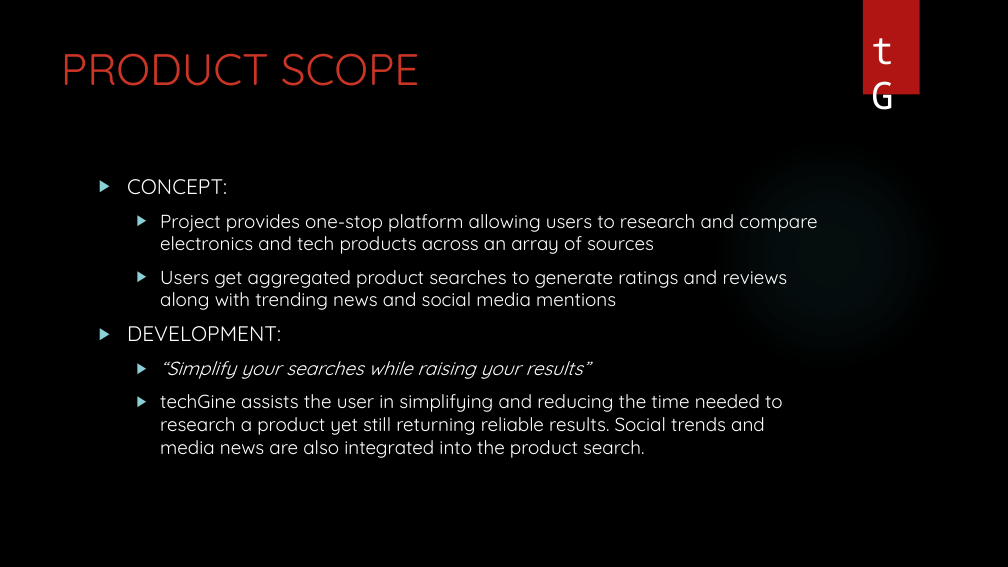
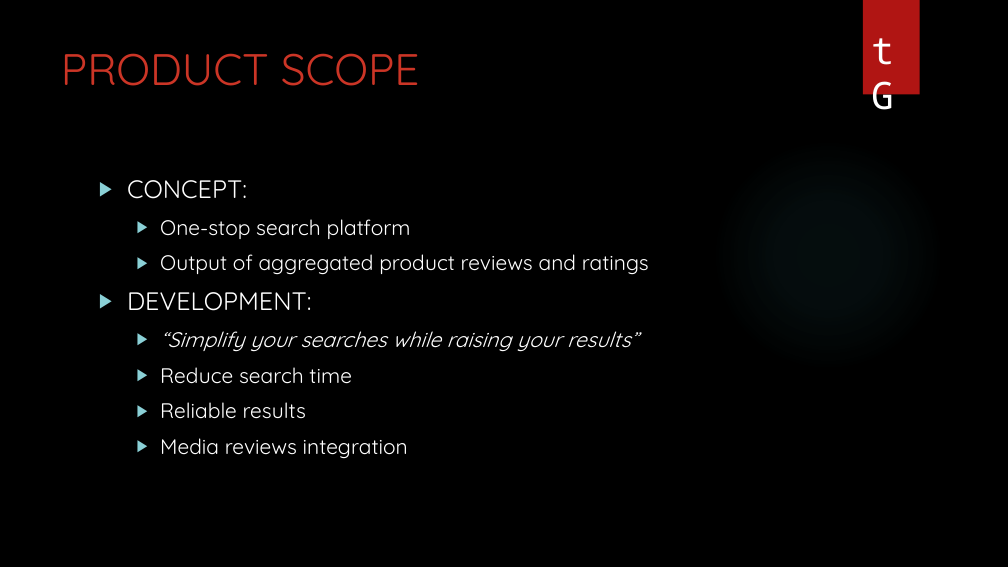
Before and after one commit to sbribrowne/Project-One-Team-One, a slide deck: slide 3 of techGine-presentation.pptx. Drawn at 1008x567 pixels with LibreOffice and Linux fonts; fonts in the diff are those of the drawing; background and template pictures are left out. Boxes give left, top, right and bottom in pixels: in the first picture for what was removed or moved away, otherwise in the second. Text is boxed around its words. In the diff, an @@ line names an element or a change of style, - is before the commit and + after.

```diff
--- a/techGine-presentation.pptx
+++ b/techGine-presentation.pptx
@@ text at [127, 180, 638, 352]: size 20 to 24 pt in "CONCEPT:", "DEVELOPMENT:"; size 18 to 20 pt in "“Simplify your searches while raising your results”" @@
@@ text at [160, 219, 649, 275]: text changed; size 18 to 20 pt @@
-  ▶ Project provides one-stop platform allowing users to research and compare electronics and tech products across an array of sources
-  ▶ Users get aggregated product searches to generate ratings and reviews along with trending news and social media mentions
+  ▶ One-stop search platform
+  ▶ Output of aggregated product reviews and ratings
@@ text at [160, 367, 408, 458]: text changed; size 18 to 20 pt @@
-  ▶ techGine assists the user in simplifying and reducing the time needed to research a product yet still returning reliable results. Social trends and media news are also integrated into the product search.
+  ▶ Reduce search time
+  ▶ Reliable results
+  ▶ Media reviews integration
```
Also in this commit, not shown: 6 other slides changed.
